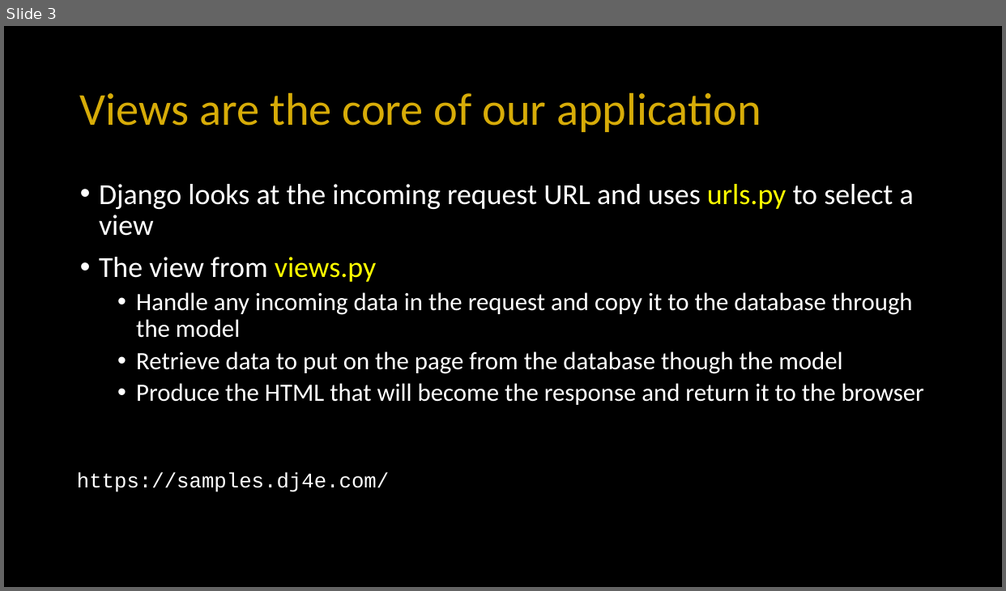
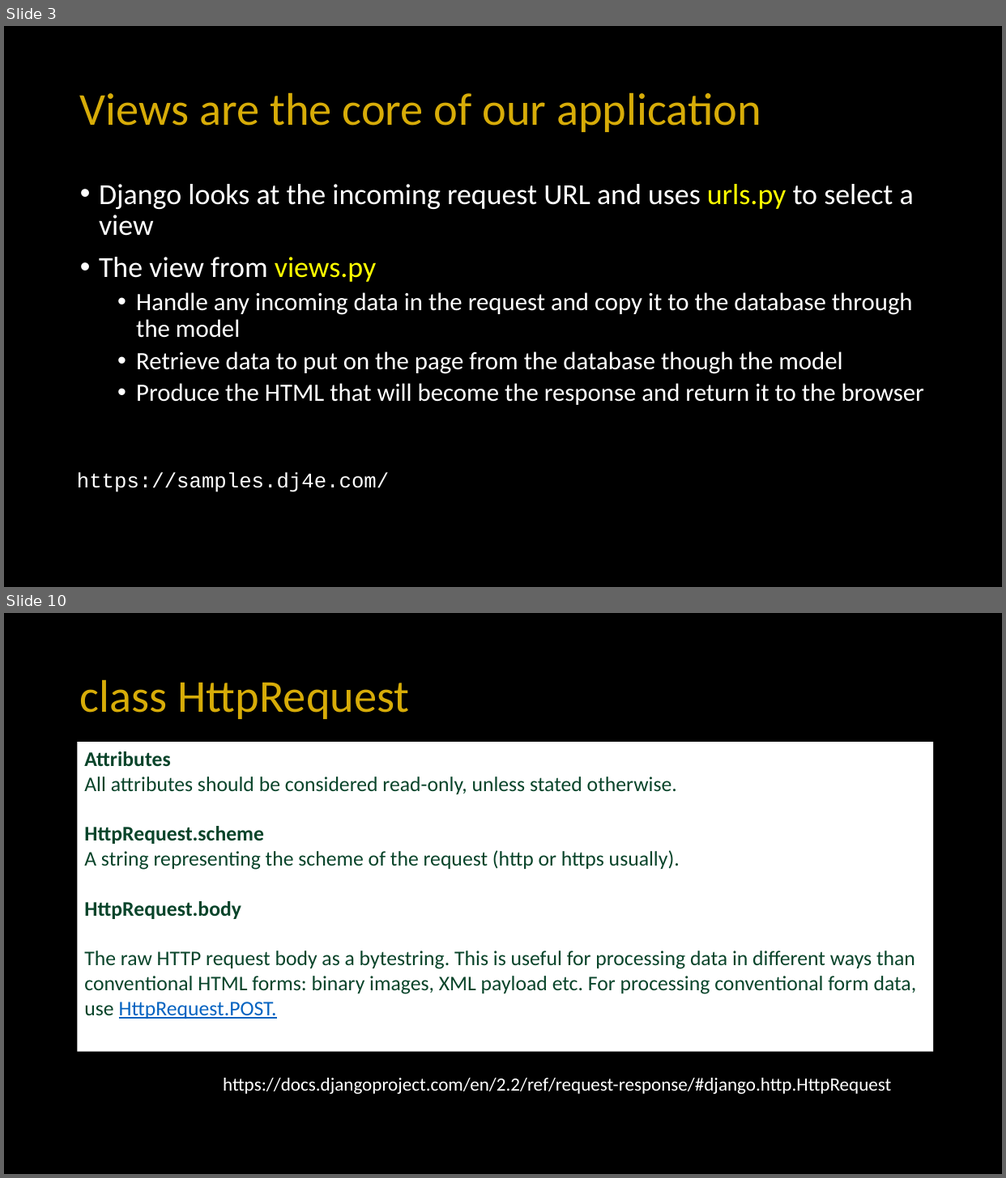
Before and after one commit to csev/dj4e, a slide deck: lectures/DJ-06-Views-Templates.pptx. Shown one above the other, each under a label of ours: slide 3 before the commit, slides 3 and 10 after it; the slides between them are not shown. The pictures are 1006x591 and 1006x1178 pixels, drawn with LibreOffice and Linux fonts; fonts in the diff are those of the drawing. Boxes give left, top, right and bottom in pixels: in the first picture for what was removed or moved away, otherwise in the second. Text is boxed around its words. In the diff, an @@ line names an element or a change of style, - is before the commit and + after.

```diff
--- a/lectures/DJ-06-Views-Templates.pptx
+++ b/lectures/DJ-06-Views-Templates.pptx
@@ slide 10 added at <box>4,613,1002,1174</box>, background #000000 @@
@@ title added at <box>80,679,410,719</box>, 44 pt, text #D7AC08 @@
+class HttpRequest
@@ rectangle added at <box>78,742,934,1052</box>, fill #FFFFFF, 20 pt, text #09442A @@
+Attributes
+All attributes should be considered read-only, unless stated otherwise.
+HttpRequest.scheme
+A string representing the scheme of the request (http or https usually).
+HttpRequest.body
+The raw HTTP request body as a bytestring. This is useful for processing data in different ways than conventional HTML forms: binary images, XML payload etc. For processing conventional form data, use HttpRequest.POST.
@@ text added at <box>223,1078,891,1094</box>, 18 pt, text #FFFFFF @@
+https://docs.djangoproject.com/en/2.2/ref/request-response/#django.http.HttpRequest
```
Also in this commit, not shown: 5 slides changed, 14 other slides added, 25 other files.
